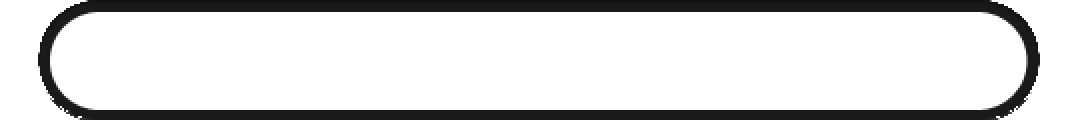
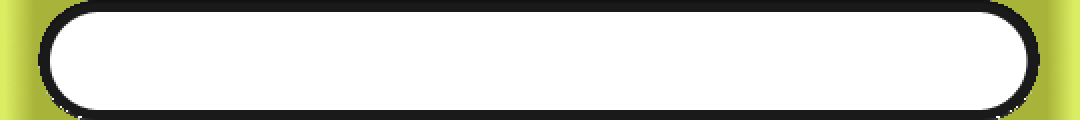
Layers edited between the first and the second w=1080, h=120 image:
added layer "loading-frame2.png-Kopie" above "loading-frame2.png" over [0, 0, 1080, 120]
hid "loading-frame2.png", painted on it over [0, 0, 1080, 120]
